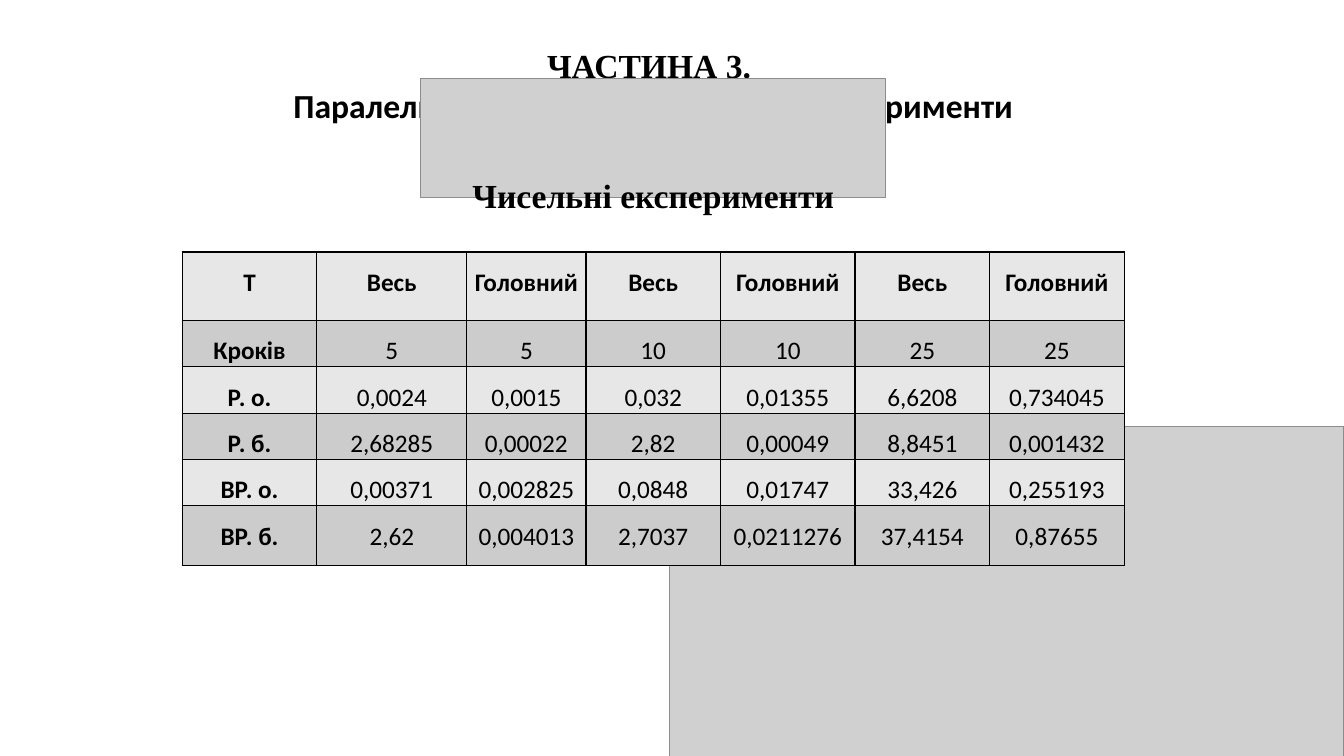
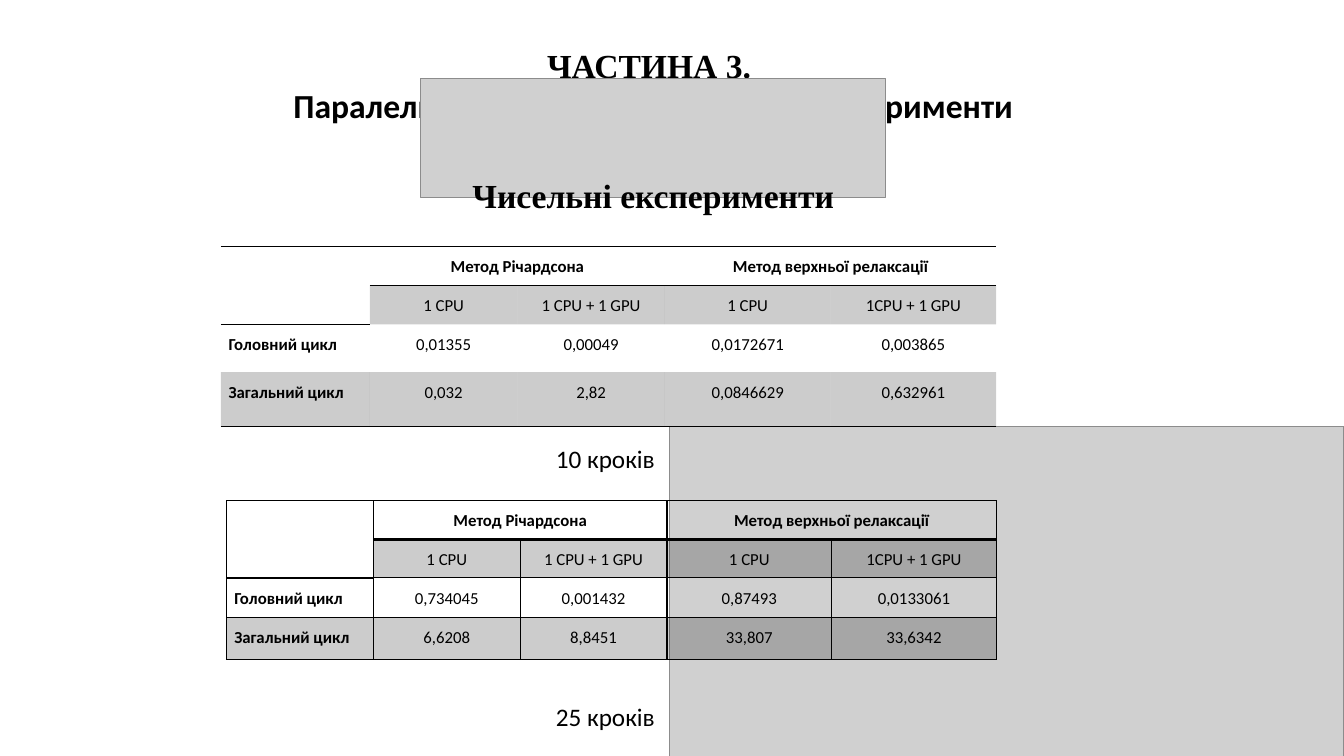
Before and after one commit to icrosil/R_-_UR_methods, a slide deck: slide 14 of types/Illia_Olenchenko_Presentation.pptx. Drawn at 1344x756 pixels with LibreOffice and Linux fonts; fonts in the diff are those of the drawing; grey boxes stand for pictures. Boxes give left, top, right and bottom in pixels: in the first picture for what was removed or moved away, otherwise in the second. Text is boxed around its words. In the diff, an @@ line names an element or a change of style, - is before the commit and + after.

```diff
--- a/types/Illia_Olenchenko_Presentation.pptx
+++ b/types/Illia_Olenchenko_Presentation.pptx
@@ table removed at (182,252,1127,566), 6 rows, 7 columns @@
-T | Весь | Головний | Весь | Головний | Весь | Головний
-Кроків | 5 | 5 | 10 | 10 | 25 | 25
-Р. о. | 0,0024 | 0,0015 | 0,032 | 0,01355 | 6,6208 | 0,734045
-Р. б. | 2,68285 | 0,00022 | 2,82 | 0,00049 | 8,8451 | 0,001432
-ВР. о. | 0,00371 | 0,002825 | 0,0848 | 0,01747 | 33,426 | 0,255193
-ВР. б. | 2,62 | 0,004013 | 2,7037 | 0,0211276 | 37,4154 | 0,87655
@@ table added at (221,246,995,426), 4 rows, 5 columns @@
+ | Метод Річардсона |  | Mетод верхньої релаксації | 
+ | 1 CPU | 1 CPU + 1 GPU | 1 CPU | 1CPU + 1 GPU
+Головний цикл | 0,01355 | 0,00049 | 0,0172671 | 0,003865
+Загальний цикл | 0,032 | 2,82 | 0,0846629 | 0,632961
@@ text added at (556,450,655,472), 18 pt, text #000000 @@
+10 кроків
@@ table added at (227,501,997,660), 4 rows, 5 columns @@
+ | Метод Річардсона |  | Mетод верхньої релаксації | 
+ | 1 CPU | 1 CPU + 1 GPU | 1 CPU | 1CPU + 1 GPU
+Головний цикл | 0,734045 | 0,001432 | 0,87493 | 0,0133061
+Загальний цикл | 6,6208 | 8,8451 | 33,807 | 33,6342
@@ text added at (556,708,655,730), 18 pt, text #000000 @@
+25 кроків
```
Also in this commit, not shown: 13 other slides changed, 4 other files.
